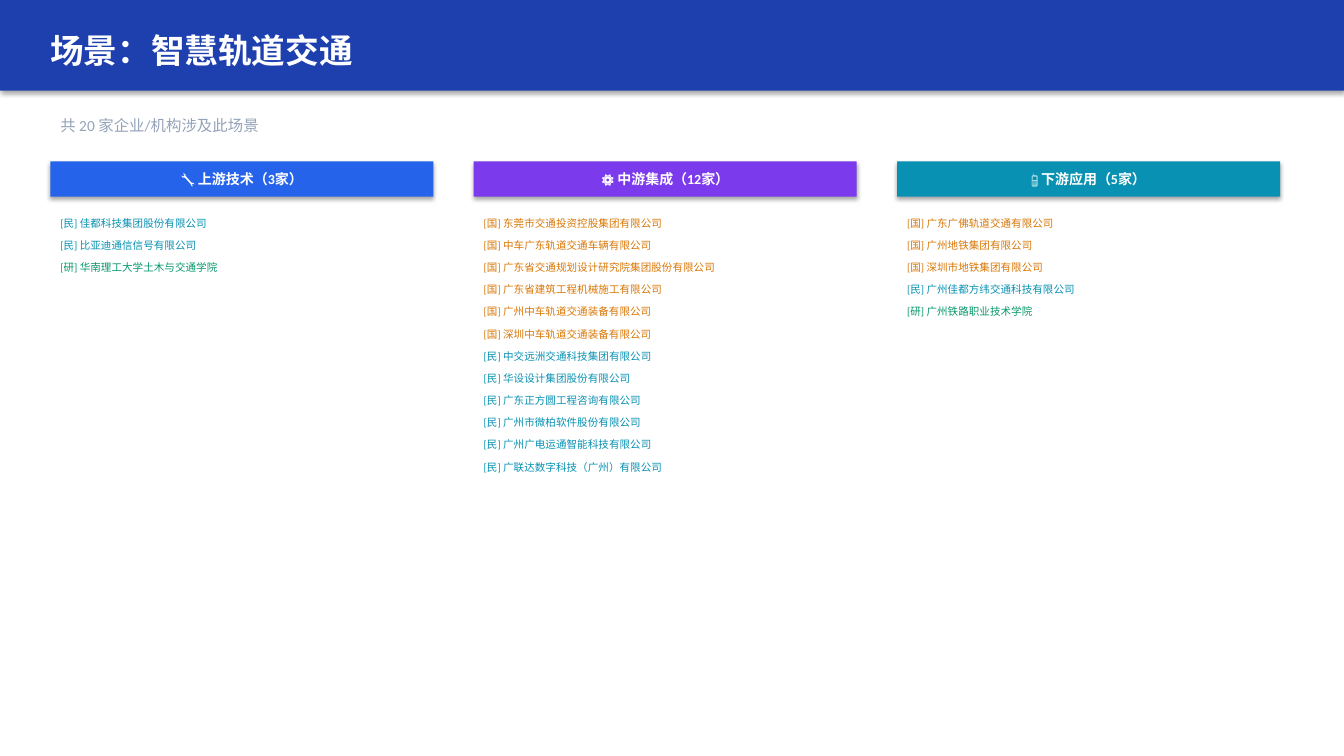
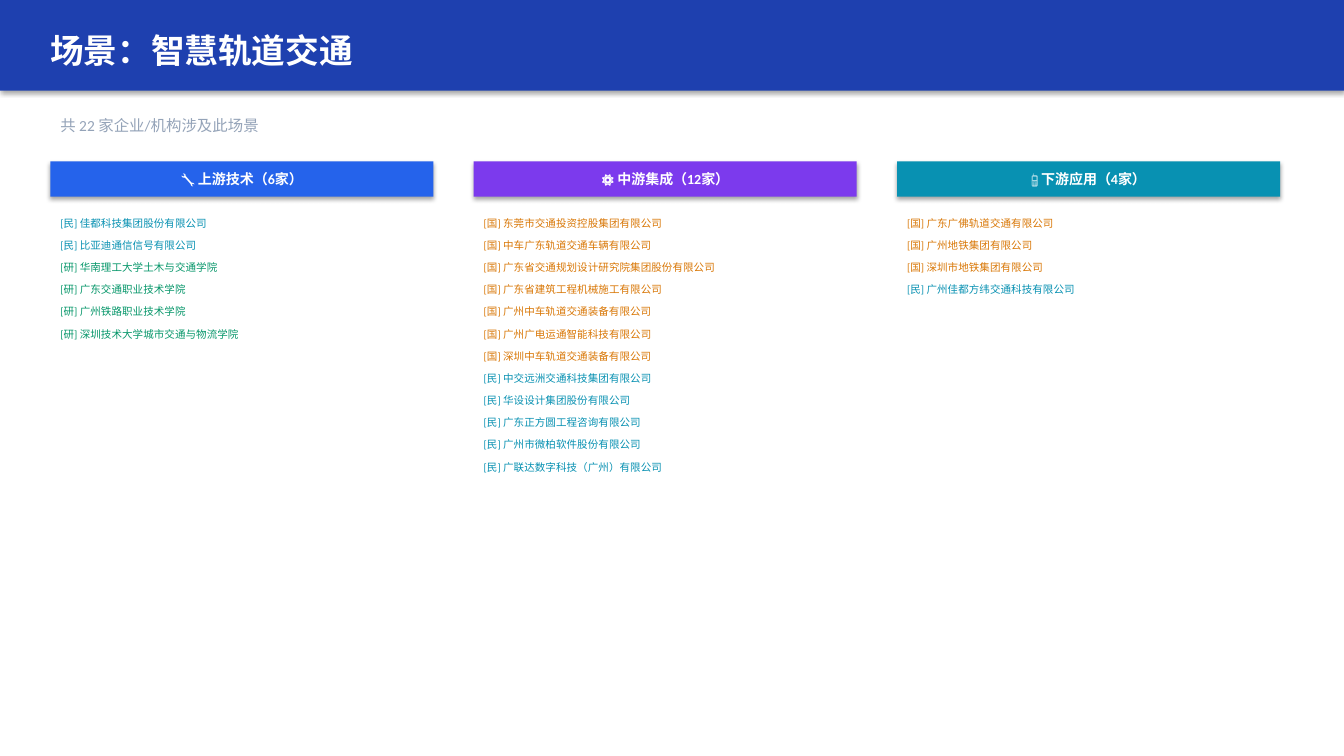
Before and after one commit to Cheekk/gd-smart-transport, a slide deck: slide 12 of 广东省智慧交通产业图谱_2026.pptx. Drawn at 1344x756 pixels with LibreOffice and Linux fonts; fonts in the diff are those of the drawing. Boxes give left, top, right and bottom in pixels: in the first picture for what was removed or moved away, otherwise in the second. Text is boxed around its words. In the diff, an @@ line names an element or a change of style, - is before the commit and + after.

```diff
--- a/广东省智慧交通产业图谱_2026.pptx
+++ b/广东省智慧交通产业图谱_2026.pptx
@@ text at [60,118,258,132]: text changed @@
-共 20 家企业/机构涉及此场景
+共 22 家企业/机构涉及此场景
@@ text in rectangle at [198,172,303,186]: text changed @@
-🔧 上游技术（3家）
+🔧 上游技术（6家）
@@ text in rectangle at [1041,172,1146,186]: text changed @@
-📱 下游应用（5家）
+📱 下游应用（4家）
@@ text added at [60,284,186,295], 7.5 pt, text #059669 @@
+[研] 广东交通职业技术学院
@@ text "[研] 广州铁路职业技术学院": place and size @@
-text "[研] 广州铁路职业技术学院" at [907,306,1033,317]
+text "[研] 广州铁路职业技术学院" at [60,306,186,317]
@@ text added at [60,329,239,341], 7.5 pt, text #059669 @@
+[研] 深圳技术大学城市交通与物流学院
@@ text at [484,329,651,341]: text changed; text colour #0891B2 to #D97706 @@
-[民] 广州广电运通智能科技有限公司
+[国] 广州广电运通智能科技有限公司
@@ 4 texts: place and size @@
-4 texts at [484,329,651,406]
+4 texts at [484,351,651,428]
@@ text "[民] 广州市微柏软件股份有限公司": place and size @@
-text "[民] 广州市微柏软件股份有限公司" at [484,417,641,428]
+text "[民] 广州市微柏软件股份有限公司" at [484,439,641,450]
```
Also in this commit, not shown: 14 other slides changed, 3 other files.
